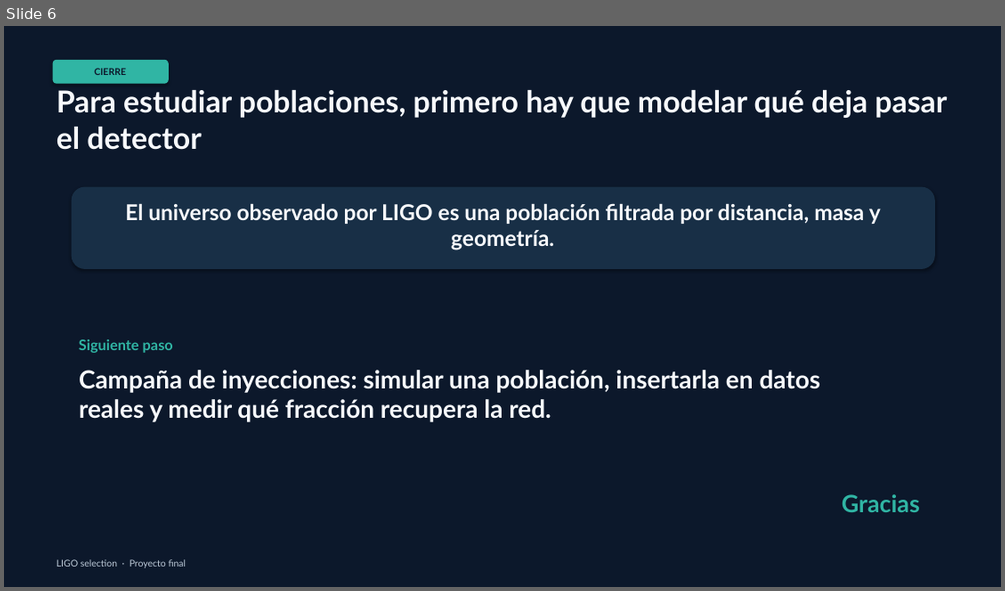
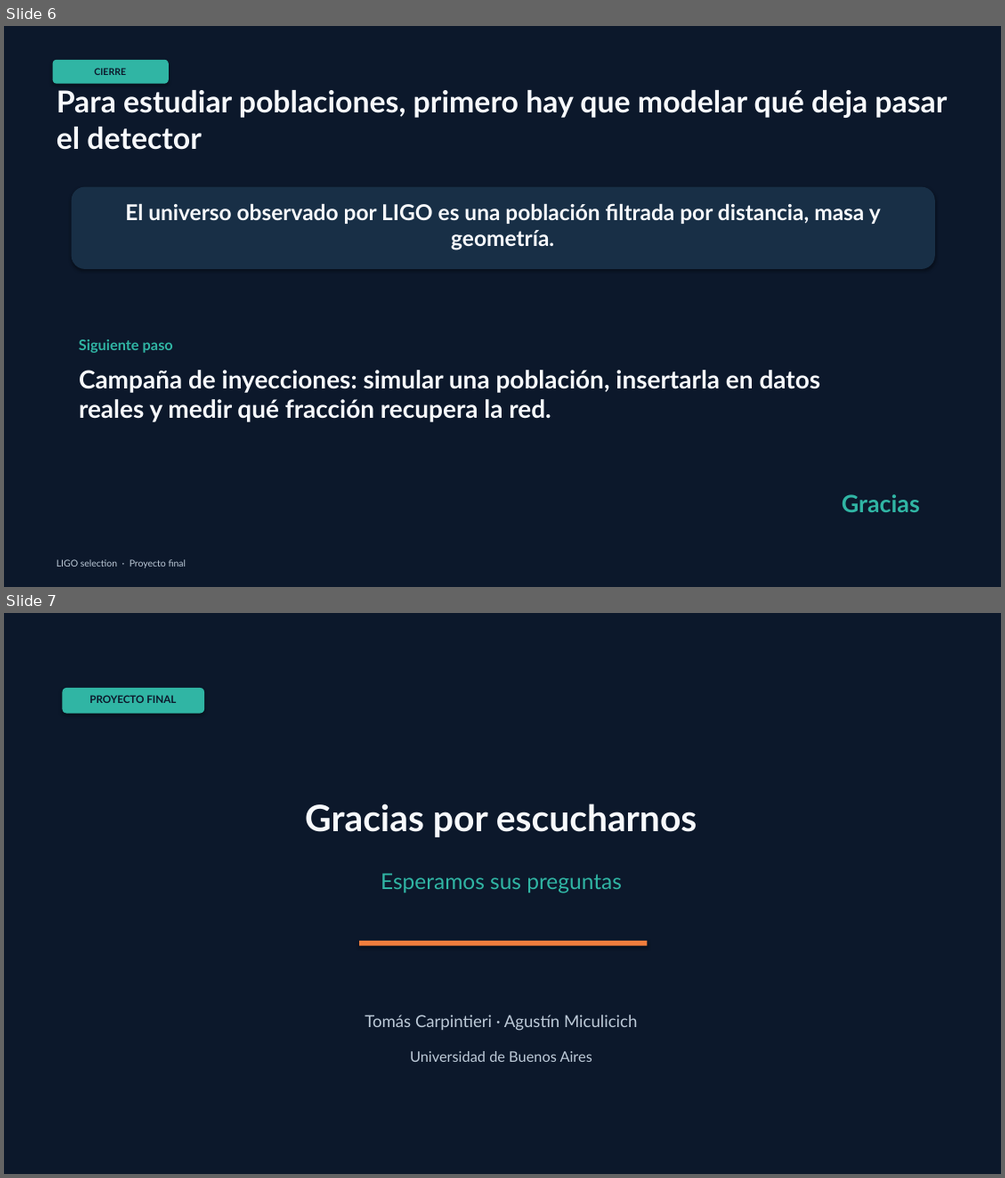
Before and after one commit to tomicarpintieri/ligo-selection, a slide deck: presentacion_final_ligo_5min.pptx. Shown one above the other, each under a label of ours: slide 6 before the commit, slides 6 and 7 after it. The pictures are 1005x591 and 1005x1178 pixels, drawn with LibreOffice and Linux fonts; fonts in the diff are those of the drawing. Boxes give left, top, right and bottom in pixels: in the first picture for what was removed or moved away, otherwise in the second. Text is boxed around its words. In the diff, an @@ line names an element or a change of style, - is before the commit and + after.

Commit message:
Finalize presentation cover and remove obsolete decks

```diff
--- a/presentacion_final_ligo_5min.pptx
+++ b/presentacion_final_ligo_5min.pptx
@@ slide 7 added at (x1=4, y1=613, x2=1001, y2=1174), background #0C182B @@
@@ rounded rectangle added at (x1=63, y1=688, x2=204, y2=714), fill #30B5A4 @@
@@ text added at (x1=89, y1=695, x2=176, y2=703), 10 pt, text #0C182B, bold @@
+PROYECTO FINAL
@@ text added at (x1=305, y1=803, x2=697, y2=837), 35 pt, text #F7F9FC, bold @@
+Gracias por escucharnos
@@ text added at (x1=380, y1=873, x2=622, y2=893), 21 pt, text #30B5A4 @@
+Esperamos sus preguntas
@@ rectangle added at (x1=359, y1=941, x2=647, y2=946), fill #F17E3D @@
@@ text added at (x1=364, y1=1014, x2=637, y2=1030), 16 pt, text #BDCAD8 @@
+Tomás Carpintieri · Agustín Miculicich
@@ text added at (x1=410, y1=1051, x2=592, y2=1062), 14 pt, text #BDCAD8 @@
+Universidad de Buenos Aires
```
Also in this commit, not shown: 1 slide changed, 11 other files.
